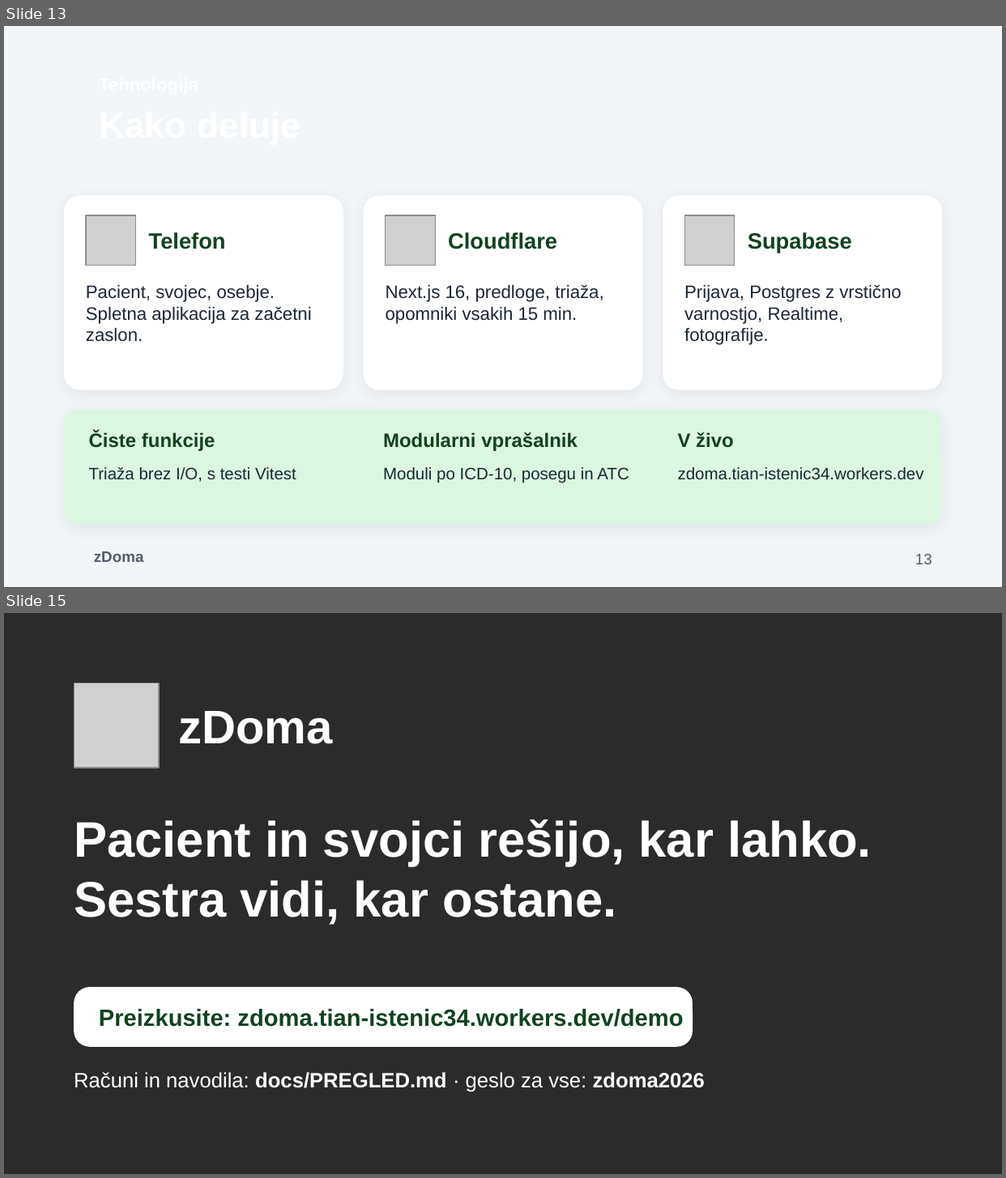
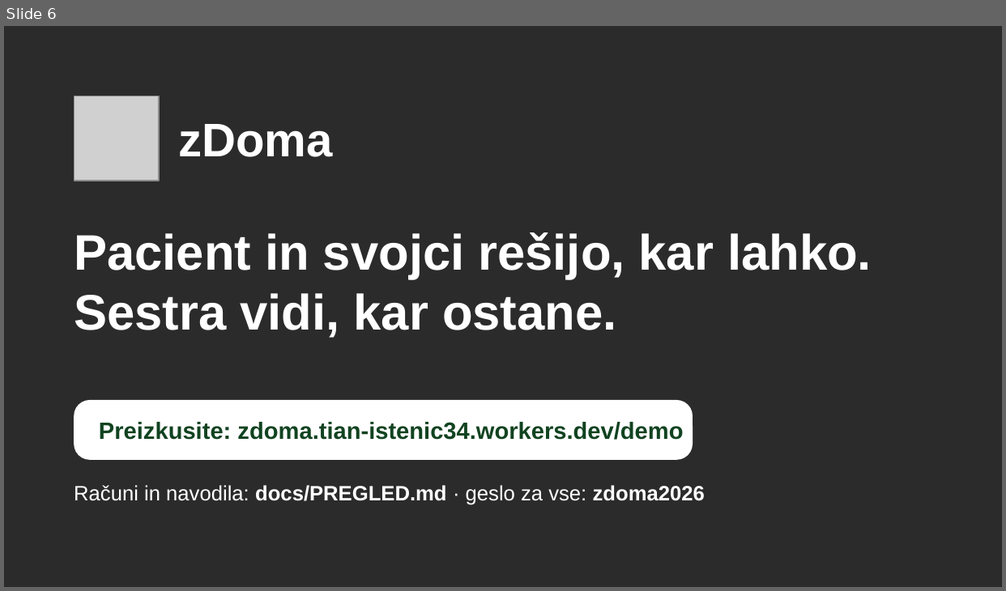
Before and after one commit to Lukajekul/zDoma, a slide deck: docs/zDoma.pptx. Shown one above the other, each under a label of ours: slides 13 and 15 before the commit, slide 6 after it; the slides between them are not shown. The pictures are 1006x1178 and 1006x591 pixels, drawn with LibreOffice and Linux fonts; fonts in the diff are those of the drawing; grey boxes stand for pictures; background and template pictures are left out; a plain dark background stands for a picture behind light text. Boxes give left, top, right and bottom in pixels: in the first picture for what was removed or moved away, otherwise in the second. Text is boxed around its words. In the diff, an @@ line names an element or a change of style, - is before the commit and + after.

```diff
--- a/docs/zDoma.pptx
+++ b/docs/zDoma.pptx
@@ slide 13 removed at (4, 26, 1002, 587), background #F2F6F9 @@
@@ text removed at (99, 73, 897, 103) @@
-Tehnologija
@@ title removed at (99, 102, 917, 156) @@
-Kako deluje
@@ rounded rectangle removed at (64, 195, 343, 390) @@
@@ rounded rectangle removed at (364, 195, 642, 390) @@
@@ rounded rectangle removed at (663, 195, 942, 390) @@
@@ picture removed at (86, 216, 136, 266) @@
@@ picture removed at (386, 216, 435, 266) @@
@@ picture removed at (684, 216, 735, 266) @@
@@ text removed at (149, 233, 226, 250) @@
-Telefon
@@ text removed at (448, 233, 557, 250) @@
-Cloudflare
@@ text removed at (748, 233, 852, 254) @@
-Supabase
@@ text removed at (86, 285, 311, 342) @@
-Pacient, svojec, osebje. Spletna aplikacija za začetni zaslon.
@@ text removed at (386, 284, 603, 324) @@
-Next.js 16, predloge, triaža, opomniki vsakih 15 min.
@@ text removed at (684, 284, 901, 345) @@
-Prijava, Postgres z vrstično varnostjo, Realtime, fotografije.
@@ rounded rectangle removed at (64, 410, 942, 525) @@
@@ text removed at (89, 432, 215, 451) @@
-Čiste funkcije
@@ text removed at (383, 433, 577, 451) @@
-Modularni vprašalnik
@@ text removed at (678, 433, 734, 448) @@
-V živo
@@ text removed at (89, 467, 296, 482) @@
-Triaža brez I/O, s testi Vitest
@@ text removed at (383, 467, 629, 483) @@
-Moduli po ICD-10, posegu in ATC
@@ text removed at (678, 467, 924, 480) @@
-zdoma.tian-istenic34.workers.dev
@@ text removed at (94, 552, 144, 562) @@
-zDoma
@@ page number removed at (915, 554, 932, 565) @@
-13
@@ what was slide 15 is now slide 6 @@
```
Also in this commit, not shown: 8 other slides removed, 3 other files.
